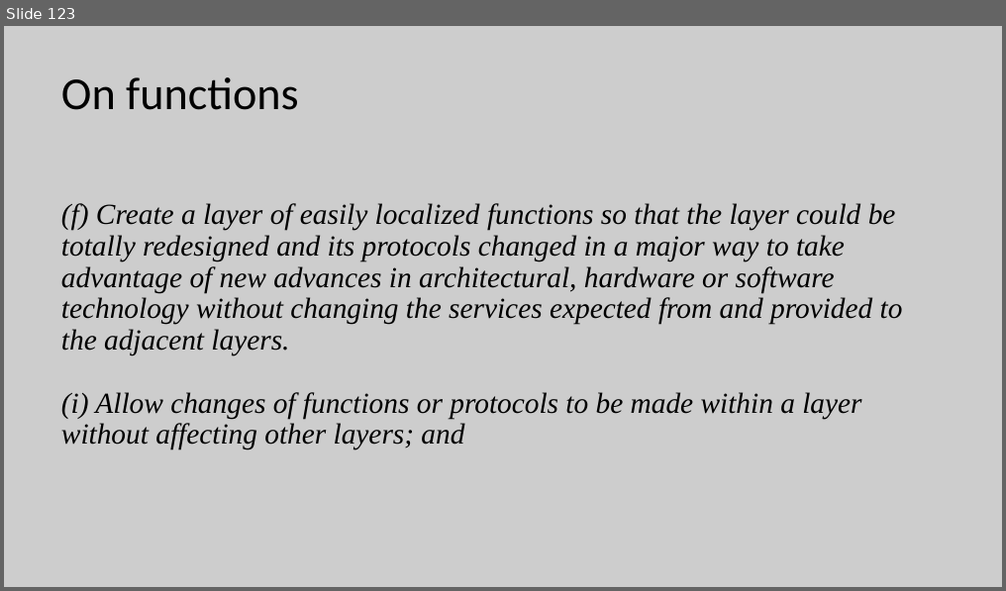
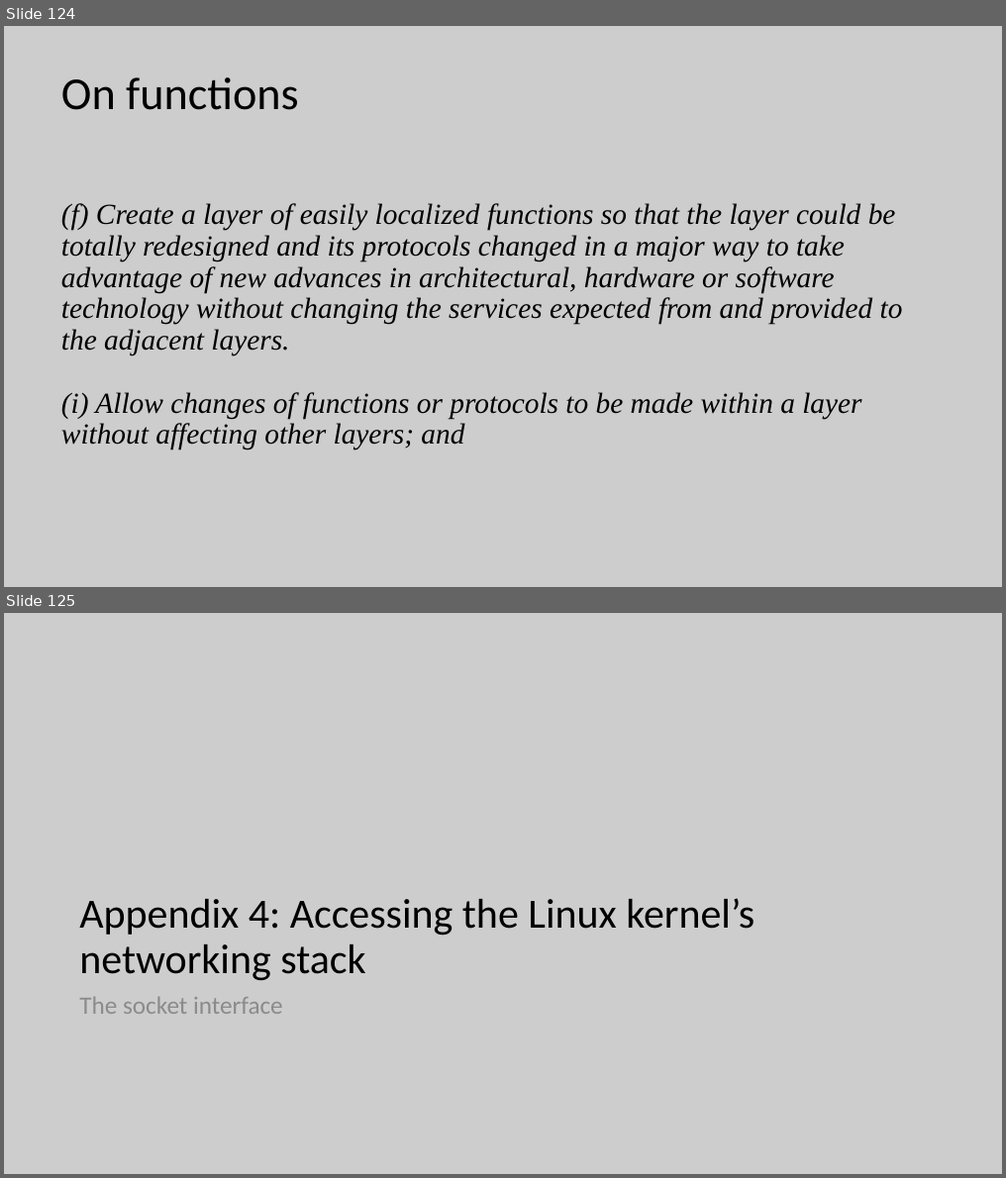
Before and after one commit to lukacassar/hw, a slide deck: CCE2414/1. Networking Foundations.pptx. Shown one above the other, each under a label of ours: slide 123 before the commit, slides 124 and 125 after it. The pictures are 1006x591 and 1006x1178 pixels, drawn with LibreOffice and Linux fonts; fonts in the diff are those of the drawing. Boxes give left, top, right and bottom in pixels: in the first picture for what was removed or moved away, otherwise in the second. Text is boxed around its words. In the diff, an @@ line names an element or a change of style, - is before the commit and + after.

```diff
--- a/CCE2414/1. Networking Foundations.pptx
+++ b/CCE2414/1. Networking Foundations.pptx
@@ slide 125 added at <box>4,613,1002,1174</box>, background #CDCDCD @@
@@ title added at <box>79,898,754,981</box>, 40 pt, text #000000 @@
+Appendix 4: Accessing the Linux kernel’s networking stack
@@ text added at <box>79,997,283,1014</box>, 24 pt, text #8C8C8C @@
+The socket interface
@@ what was slide 123 is now slide 124 @@
```
Also in this commit, not shown: 11 slides changed, 4 other slides added.
